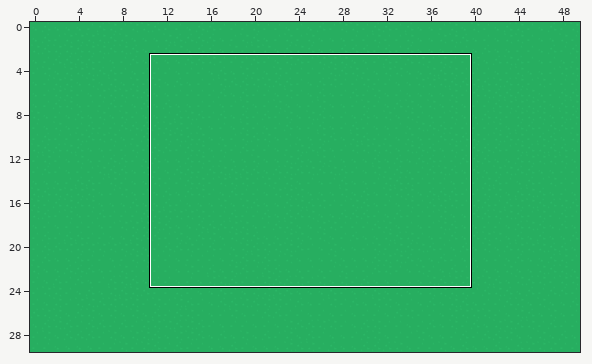
One commit to this Tiled map: Tile-based Game/Maps/tiled1.tmx. The picture above shows the old version from afar; the outline marks the close-up.
Close-up. The starting point:
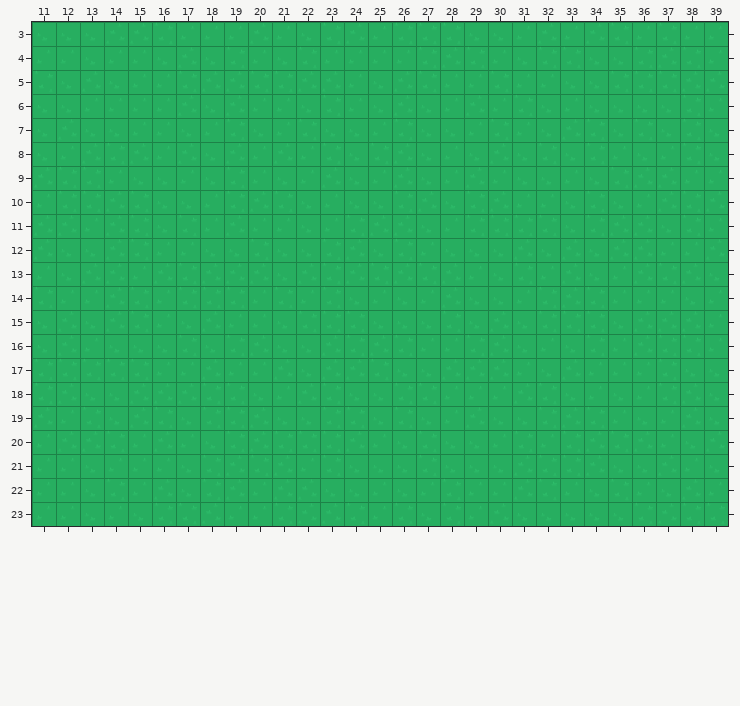
Cells are 64x64 px. Shown: x 11..39, y 3..23.
After:
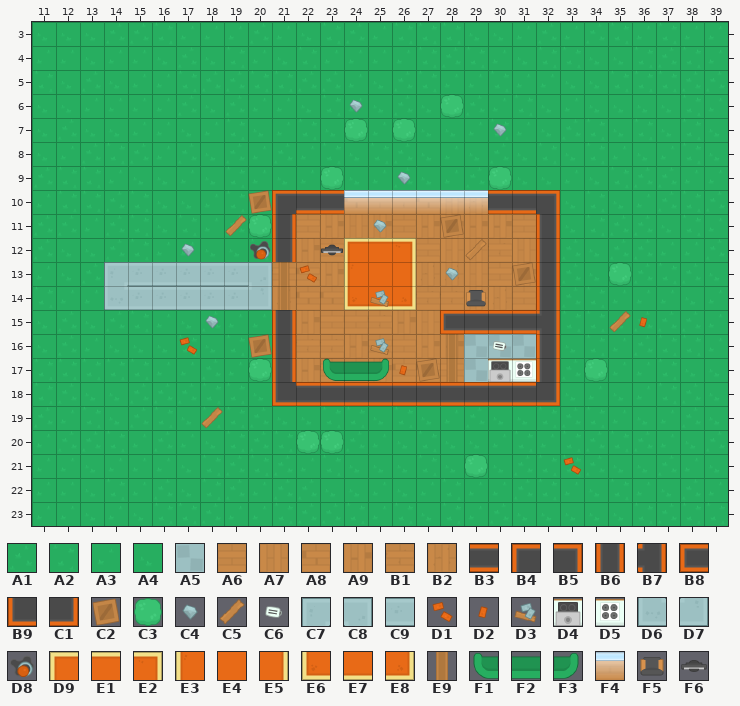
Key: from "Kenney Topdown Pack": A1 0, A2 1, A3 2, A4 3, A5 10, A6 41, A7 42, A8 43, A9 44, B1 45, B2 46, B3 110, B4 115, B5 116, B6 137, B7 139, B8 141, B9 142, C1 143, C2 155, C3 182, C4 237, C5 264, C6 268, C7 270, C8 271, C9 272, D1 288, D2 289, D3 291, D4 295, D5 296, D6 297, D7 298, D8 318, D9 369, E1 370, E2 371, E3 396, E4 397, E5 398, E6 423, E7 424, E8 425, E9 440, F1 446, F2 447, F3 448, F4 463, F5 504, F6 536 turned 180.
__ is an empty cell, ## one hidden under a higher layer, .. an unchanged one.
See-through tiles are keyed as they look on the map.
The edit:
--- layer "Ground"
@@ x 14..32 @@
-10 .. .. .. .. .. .. .. A2 A4 A3 A4 A4 A2 A1 A4 A2 A1 A3 A3
-11 .. .. .. .. .. .. .. A3 A4 A3 A2 A1 A1 A4 A3 A2 A2 A2 A2
-12 .. .. .. .. .. .. .. A4 A4 A2 A1 A4 A2 A3 A4 A4 A4 A1 A4
-13 A1 A3 A1 A2 A1 A1 A1 A4 A1 A2 A1 A2 A1 A2 A1 A3 A4 A2 A3
-14 A1 A2 A3 A2 A2 A2 A3 A2 A3 A2 A4 A3 A4 A3 A1 A4 A4 A3 A2
-15 .. .. .. .. .. .. .. A4 A2 A2 A2 A4 A4 A4 A2 A4 A1 A4 A2
-16 .. .. .. .. .. .. .. A4 A4 A1 A2 A1 A2 A3 A3 A2 A1 A4 A3
-17 .. .. .. .. .. .. .. A1 A4 A1 A1 A2 A4 A4 A1 A1 A1 A3 A4
-18 .. .. .. .. .. .. .. A3 A1 A2 A4 A4 A2 A2 A3 A3 A3 A1 A2
+10 .. .. .. .. .. .. .. ## ## ## A8 A6 B1 A8 A7 B2 ## ## ##
+11 .. .. .. .. .. .. .. ## A6 A9 A7 A9 A6 A9 A9 A9 A9 A6 ##
+12 .. .. .. .. .. .. .. ## A9 A6 D9 E1 E2 A6 A7 A7 B1 A7 ##
+13 C7 C9 C9 C9 C9 C9 C8 B1 A8 A9 E3 E4 E5 B2 B2 A7 A6 A9 ##
+14 D6 C9 C9 C9 C9 C9 D7 B2 A8 A8 E6 E7 E8 B1 B1 B2 B2 A6 ##
+15 .. .. .. .. .. .. .. ## A9 A6 A6 B1 A9 A7 ## ## ## ## ##
+16 .. .. .. .. .. .. .. ## B1 B1 A9 A6 A6 A9 A9 A5 A5 A5 ##
+17 .. .. .. .. .. .. .. ## A9 B1 A8 A9 A8 A8 A6 A5 A5 A5 ##
+18 .. .. .. .. .. .. .. ## ## ## ## ## ## ## ## ## ## ## ##
--- layer "Walls"
@@ x 21..32 @@
-10 __ __ __ __ __ __ __ __ __ __ __ __
-11 __ .. .. .. .. .. .. .. .. .. .. __
-12 __ .. .. .. .. .. .. .. .. .. .. __
-13 __ .. .. .. .. .. .. .. .. .. .. __
-14 __ .. .. .. .. .. .. .. .. .. .. __
-15 __ .. .. .. .. .. .. __ __ __ __ __
-16 __ .. .. .. .. .. .. __ .. .. .. __
-17 __ .. .. .. .. .. .. __ .. .. .. __
-18 __ __ __ __ __ __ __ __ __ __ __ __
+10 B4 B3 B3 F4 F4 F4 F4 F4 F4 B3 B3 B5
+11 B6 .. .. .. .. .. .. .. .. .. .. B6
+12 B6 .. .. .. .. .. .. .. .. .. .. B6
+13 E9 .. .. .. .. .. .. .. .. .. .. B6
+14 E9 .. .. .. .. .. .. .. .. .. .. B6
+15 B6 .. .. .. .. .. .. B8 B3 B3 B3 B7
+16 B6 .. .. .. .. .. .. E9 .. .. .. B6
+17 B6 .. .. .. .. .. .. E9 .. .. .. B6
+18 B9 B3 B3 B3 B3 B3 B3 B3 B3 B3 B3 C1
--- layer "Items"
@@ x 24..28 @@
- 6 .. .. .. .. __
- 7 __ .. __ .. ..
+ 6 .. .. .. .. C3
+ 7 C3 .. C3 .. ..
@@ x 23..30 @@
- 9 __ .. .. .. .. .. .. __
+ 9 C3 .. .. .. .. .. .. C3
@@ x 20..35 @@
-11 __ .. .. .. .. .. .. .. .. .. .. .. .. .. .. ..
-12 __ .. .. .. .. .. .. .. .. .. .. .. .. .. .. ..
-13 .. .. .. .. .. .. .. .. .. .. .. .. .. .. .. __
-14 .. .. .. .. .. .. .. .. .. __ .. .. .. .. .. ..
+11 C3 .. .. .. .. .. .. .. .. .. .. .. .. .. .. ..
+12 D8 .. .. .. .. .. .. .. .. .. .. .. .. .. .. ..
+13 .. .. .. .. .. .. .. .. .. .. .. .. .. .. .. C3
+14 .. .. .. .. .. .. .. .. .. F5 .. .. .. .. .. ..
@@ x 20..34 @@
-17 __ .. .. __ __ __ .. .. .. .. .. .. .. .. __
+17 C3 .. .. F1 F2 F3 .. .. .. .. .. .. .. .. C3
@@ x 22..29 @@
-20 __ __ .. .. .. .. .. ..
-21 .. .. .. .. .. .. .. __
+20 C3 C3 .. .. .. .. .. ..
+21 .. .. .. .. .. .. .. C3
--- layer "Decorations"
@@ x 24..30 @@
- 6 __ .. .. .. .. .. ..
- 7 .. .. .. .. .. .. __
+ 6 C4 .. .. .. .. .. ..
+ 7 .. .. .. .. .. .. C4
@@ x 17..36 @@
- 9 .. .. .. .. .. .. .. .. .. __ .. .. .. .. .. .. .. .. .. ..
-10 .. .. .. __ .. .. .. .. .. .. .. .. .. .. .. .. .. .. .. ..
-11 .. .. __ .. .. .. .. .. __ .. .. __ .. .. .. .. .. .. .. ..
-12 __ .. .. .. .. .. __ .. .. .. .. .. __ .. .. .. .. .. .. ..
-13 .. .. .. .. .. __ .. .. .. .. .. __ .. .. __ .. .. .. .. ..
-14 .. .. .. .. .. .. .. .. __ .. .. .. .. .. .. .. .. .. .. ..
-15 .. __ .. .. .. .. .. .. .. .. .. .. .. .. .. .. .. .. __ __
-16 __ .. .. __ .. .. .. .. __ .. .. .. .. __ .. .. .. .. .. ..
-17 .. .. .. .. .. .. .. .. .. __ __ .. .. __ __ .. .. .. .. ..
+ 9 .. .. .. .. .. .. .. .. .. C4 .. .. .. .. .. .. .. .. .. ..
+10 .. .. .. C2 .. .. .. .. .. .. .. .. .. .. .. .. .. .. .. ..
+11 .. .. C5 .. .. .. .. .. C4 .. .. C2 .. .. .. .. .. .. .. ..
+12 C4 .. .. .. .. .. F6 .. .. .. .. .. C5 .. .. .. .. .. .. ..
+13 .. .. .. .. .. D1 .. .. .. .. .. C4 .. .. C2 .. .. .. .. ..
+14 .. .. .. .. .. .. .. .. D3 .. .. .. .. .. .. .. .. .. .. ..
+15 .. C4 .. .. .. .. .. .. .. .. .. .. .. .. .. .. .. .. C5 D2
+16 D1 .. .. C2 .. .. .. .. D3 .. .. .. .. C6 .. .. .. .. .. ..
+17 .. .. .. .. .. .. .. .. .. D2 C2 .. .. D4 D5 .. .. .. .. ..
@@ x 18..18 @@
-19 __
+19 C5
@@ x 33..33 @@
-21 __
+21 D1
